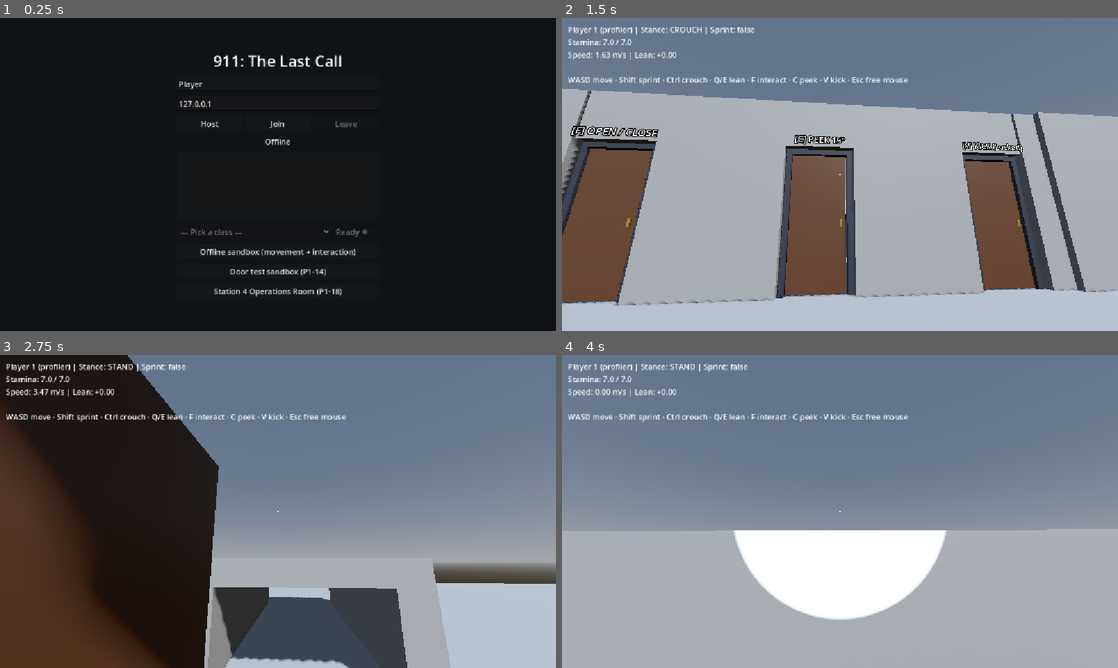
Above: before the commit, frames 1-4 (two rows, left to right).
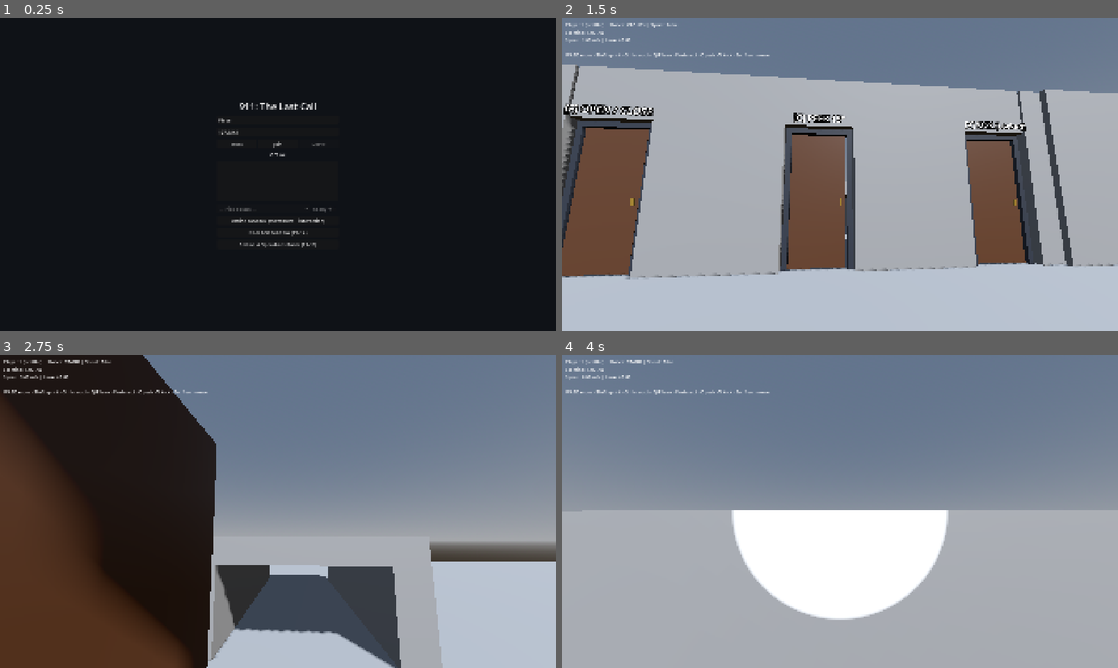
Above: after the commit, the same moments.

Repository: AdnanMohammed0/911-The-Last-Call
Game: Godot game, scene res://scenes/boot/main_menu.tscn
Two runs of this game, one before a commit and one after it. Both use one fixed random seed, a clock stepped at 60 frames per second and the inputs below.
Inputs (mouse positions are in pixels of both pictures, inside the frame that each line leads up to):
- Up to frame 1 (0.25 s): no input
- Up to frame 2 (1.5 s): click "Offline sandbox (movement + i…" at 0.5 s; tap Enter at 1.25 s; move the mouse to (867, 174) at 1.27 s; hold W (move_forward) from 1.28 s (still down); hold Ctrl (crouch) from 1.28 s (still down); click (867, 174) at 1.42 s
- Up to frame 3 (2.75 s): keep holding W (move_forward); move the mouse to (250, 511) at 2.02 s; release Ctrl (crouch) at 2.03 s; tap V (door_kick) at 2.1 s
- Up to frame 4 (4 s): keep holding W (move_forward); move the mouse to (851, 505) at 2.77 s; tap C (door_peek) at 2.85 s; move the mouse to (834, 517) at 3.52 s; tap T (flashlight) at 3.6 s; click (834, 517) at 3.67 s

The runs differ from the first frame. In frame 1, 2.4% of the frame differs, in the area x 32-66%, y 11-90%; in frame 2, 24%, in the area x 0-100%, y 1-92%; in frame 3, 15%; in frame 4, 8.0%.

Commit message:
feat(project): fullscreen at 1920x1080 base resolution with F11 windowed toggle

Diff:
--- /dev/null
+++ b/autoload/display_settings.gd
@@ -0,0 +1,35 @@
+## Window mode: starts fullscreen at 1920x1080 (project settings); F11 toggles windowed/fullscreen.
+## Run with `-- --windowed` to start in a window (handy for several local instances).
+## Authority: LOCAL
+extends Node
+
+const WINDOWED_SIZE: Vector2i = Vector2i(1280, 720)
+
+
+func _ready() -> void:
+	if "--windowed" in OS.get_cmdline_user_args():
+		set_fullscreen(false)
+
+
+func _unhandled_input(event: InputEvent) -> void:
+	var key: InputEventKey = event as InputEventKey
+	if key != null and key.pressed and not key.echo and key.physical_keycode == KEY_F11:
+		set_fullscreen(not is_fullscreen())
+		get_viewport().set_input_as_handled()
+
+
+func is_fullscreen() -> bool:
+	var mode: DisplayServer.WindowMode = DisplayServer.window_get_mode()
+	return mode == DisplayServer.WINDOW_MODE_FULLSCREEN or mode == DisplayServer.WINDOW_MODE_EXCLUSIVE_FULLSCREEN
+
+
+func set_fullscreen(enabled: bool) -> void:
+	if DisplayServer.get_name() == "headless":
+		return
+	if enabled:
+		DisplayServer.window_set_mode(DisplayServer.WINDOW_MODE_FULLSCREEN)
+	else:
+		DisplayServer.window_set_mode(DisplayServer.WINDOW_MODE_WINDOWED)
+		DisplayServer.window_set_size(WINDOWED_SIZE)
+		var screen: Rect2i = DisplayServer.screen_get_usable_rect()
+		DisplayServer.window_set_position(screen.position + (screen.size - WINDOWED_SIZE) / 2)
--- a/project.godot
+++ b/project.godot
@@ -20,9 +20,13 @@
 EventBus="*res://autoload/event_bus.gd"
 GameState="*res://autoload/game_state.gd"
 NetManager="*res://autoload/net_manager.gd"
+DisplaySettings="*res://autoload/display_settings.gd"
 
 [display]
 
+window/size/viewport_width=1920
+window/size/viewport_height=1080
+window/size/mode=3
 window/stretch/mode="canvas_items"
 window/stretch/aspect="expand"
 
Not shown, added: autoload/display_settings.gd.uid
